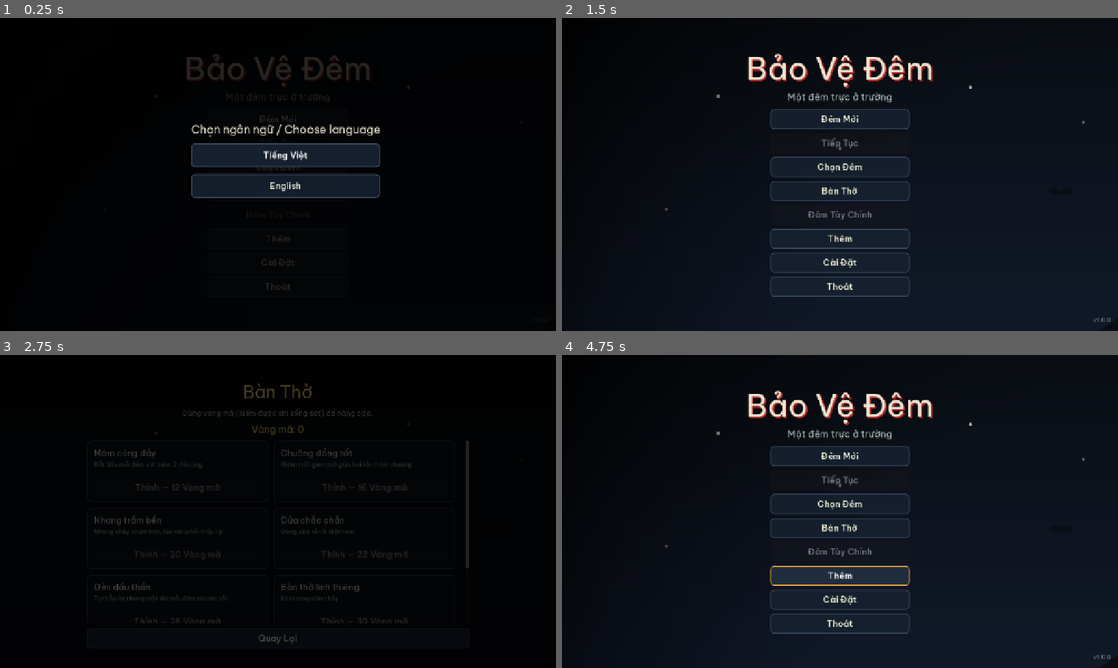
Above: before the commit, frames 1-4 (two rows, left to right).
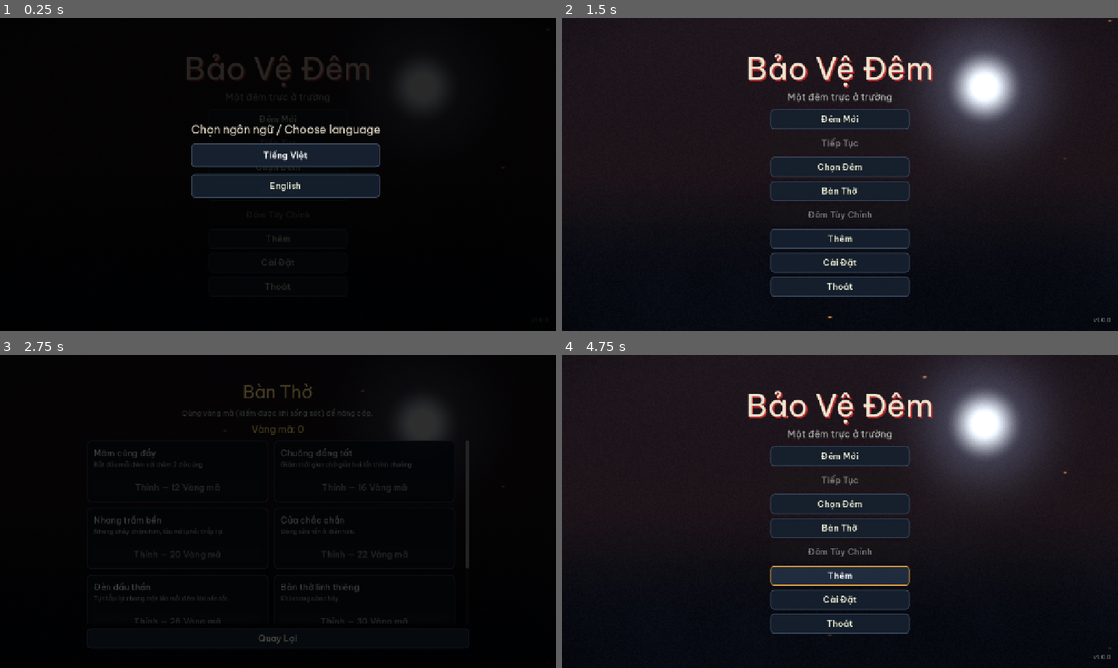
Above: after the commit, the same moments.

Repository: cthpAiden/nightwatch
Game: Godot game, scene res://scenes/screens/MainMenu.tscn
Same seed, same stepped clock (60 frames per second), same inputs: the game is played once before the commit and once after it.
Inputs (mouse positions are in pixels of both pictures, inside the frame that each line leads up to):
- Up to frame 1 (0.25 s): no input
- Up to frame 2 (1.5 s): click "Đêm Mới" at 0.5 s; click "Chọn Đêm" at 1.25 s
- Up to frame 3 (2.75 s): click "Bàn Thờ" at 2 s
- Up to frame 4 (4.75 s): tap Enter at 2.75 s; move the mouse to (962, 495) at 2.77 s; hold Right (pan_right) 2.78-3.5 s; hold E (answer_phone) 2.78-3.5 s; click (962, 495) at 2.92 s; click "Quay Lại" at 3.5 s; drag from (728, 527) to (812, 574) at 4.27 s

The runs differ from the first frame. In frame 1, 1.0% of the frame differs, in the area x 71-99%, y 3-48%; in frame 2, 22%, in the area x 0-100%, y 0-100%; in frame 3, 1.1%; in frame 4, 22%.

Commit message:
De-grey the whole game: fix brightness wash + atmospheric screen backdrops
The big one — root cause of "everything looks grey": the brightness slider (set
to 1.5/max in the user's settings) brightened via a semi-transparent WHITE overlay,
which lifts every black to ~RGB 64. Measured: a 2D pixel output of 0.0 displayed as
64, and the 3D office's shadows matched. Replaced it with a true screen-space
MULTIPLY (scene_router.gd) so brightness scales the rendered frame — black * 1.5 is
still black. Result: office shadows RGB 67 -> 6, menu floor 64 -> 12; lit areas
(altar, lamp, CRT, moon) pop, the night reads deep instead of dishwater. Hidden at
the 1.0 neutral so it costs nothing by default.

Atmosphere: new MenuBackdrop (UI.backdrop) — one canvas shader with a glowing moon,
drifting fog, rising embers, a warm altar glow from below, vignette + grain, in three
moods (menu/dark/dawn). Replaced the flat grey *_bg.svg on MainMenu, GameOver,
NightSelect, Shrine, Extras, CustomNight, Stats, Bestiary, TapeArchive, WinScreen,
Credits; softened their dim overlays so the atmosphere shows through. Every screen now
reads as a real horror game instead of a programmer placeholder.

Verified: selftest 96/96; death+win flows pass; screenshots confirm office/cameras/
menus all de-greyed with rich blacks, and every screen renders error-free at 1080p.

Co-Authored-By: Claude Opus 4.8 <noreply@anthropic.com>

Diff:
--- a/scripts/core/scene_router.gd
+++ b/scripts/core/scene_router.gd
@@ -12,7 +12,21 @@
 var _layer: CanvasLayer
 var _fade: ColorRect
 var _brightness: ColorRect
+var _bright_mat: ShaderMaterial
 var _busy := false
+
+# Brightness as a true screen MULTIPLY (not a white wash): black * 1.5 is still black,
+# so cranking the slider brightens mid-tones/highlights without greying the dark — the
+# old white-overlay turned the whole horror game to dishwater at high settings.
+const BRIGHT_SHADER := """
+shader_type canvas_item;
+uniform sampler2D screen_tex : hint_screen_texture, filter_linear;
+uniform float mul = 1.0;
+void fragment() {
+	vec3 c = texture(screen_tex, SCREEN_UV).rgb;
+	COLOR = vec4(c * mul, 1.0);
+}
+"""
 var _pending: Array = []   # [path, fade_time] requested while a transition was running
 
 func _ready() -> void:
@@ -21,9 +35,14 @@
 	add_child(_layer)
 
 	_brightness = ColorRect.new()
-	_brightness.color = Color(0, 0, 0, 0)
+	_brightness.color = Color(1, 1, 1, 1)
 	_brightness.set_anchors_preset(Control.PRESET_FULL_RECT)
 	_brightness.mouse_filter = Control.MOUSE_FILTER_IGNORE
+	_bright_mat = ShaderMaterial.new()
+	var sh := Shader.new()
+	sh.code = BRIGHT_SHADER
+	_bright_mat.shader = sh
+	_brightness.material = _bright_mat
 	_layer.add_child(_brightness)
 
 	_fade = ColorRect.new()
@@ -36,14 +55,12 @@
 	_apply_brightness()
 
 func _apply_brightness() -> void:
-	# Slider 0.5..1.5. Below 1.0 darkens via a black overlay; above 1.0 lifts the image
-	# with a faint white wash so the top half of the slider isn't dead travel (a player
-	# on a dim monitor can actually brighten).
-	var b := Settings.brightness
-	if b < 1.0:
-		_brightness.color = Color(0, 0, 0, clampf(1.0 - b, 0.0, 0.6))
-	else:
-		_brightness.color = Color(1, 1, 1, clampf((b - 1.0) * 0.5, 0.0, 0.5))
+	# Slider 0.5..1.5 applied as a straight multiply on the rendered frame. Hidden at the
+	# 1.0 neutral so it costs nothing (and skips the screen-grab) unless actually in use.
+	var b: float = clampf(Settings.brightness, 0.5, 1.5)
+	_brightness.visible = absf(b - 1.0) > 0.001
+	if _bright_mat:
+		_bright_mat.set_shader_parameter("mul", b)
 
 func change_scene(path: String, fade_time: float = 0.5) -> void:
 	if _busy:
--- a/scripts/ui/bestiary_screen.gd
+++ b/scripts/ui/bestiary_screen.gd
@@ -5,10 +5,8 @@
 
 func _ready() -> void:
 	UI.full(self)
-	var bg := UI.texture_rect("res://assets/art/intro/title_bg.svg", TextureRect.STRETCH_KEEP_ASPECT_COVERED)
-	UI.full(bg)
-	add_child(bg)
-	var dim := UI.color_rect(Color(0, 0, 0, 0.66))
+	add_child(UI.backdrop("menu"))
+	var dim := UI.color_rect(Color(0, 0, 0, 0.45))
 	UI.full(dim)
 	add_child(dim)
 
--- a/scripts/ui/credits_screen.gd
+++ b/scripts/ui/credits_screen.gd
@@ -4,9 +4,7 @@
 
 func _ready() -> void:
 	UI.full(self)
-	var bg := UI.texture_rect("res://assets/art/screens/credits_bg.svg", TextureRect.STRETCH_KEEP_ASPECT_COVERED)
-	UI.full(bg)
-	add_child(bg)
+	add_child(UI.backdrop("dawn"))
 
 	var vb := UI.vbox(12)
 	UI.place(vb, 0.5, 0.5, 0.5, 0.5, -320, -230, 320, 250)
--- a/scripts/ui/custom_night_screen.gd
+++ b/scripts/ui/custom_night_screen.gd
@@ -7,10 +7,8 @@
 
 func _ready() -> void:
 	UI.full(self)
-	var bg := UI.texture_rect("res://assets/art/intro/title_bg.svg", TextureRect.STRETCH_KEEP_ASPECT_COVERED)
-	UI.full(bg)
-	add_child(bg)
-	var dim := UI.color_rect(Color(0, 0, 0, 0.66))
+	add_child(UI.backdrop("menu"))
+	var dim := UI.color_rect(Color(0, 0, 0, 0.45))
 	UI.full(dim)
 	add_child(dim)
 
--- a/scripts/ui/extras_screen.gd
+++ b/scripts/ui/extras_screen.gd
@@ -4,10 +4,8 @@
 
 func _ready() -> void:
 	UI.full(self)
-	var bg := UI.texture_rect("res://assets/art/intro/title_bg.svg", TextureRect.STRETCH_KEEP_ASPECT_COVERED)
-	UI.full(bg)
-	add_child(bg)
-	var dim := UI.color_rect(Color(0, 0, 0, 0.6))
+	add_child(UI.backdrop("menu"))
+	var dim := UI.color_rect(Color(0, 0, 0, 0.38))
 	UI.full(dim)
 	add_child(dim)
 
--- a/scripts/ui/game_over.gd
+++ b/scripts/ui/game_over.gd
@@ -3,9 +3,7 @@
 
 func _ready() -> void:
 	UI.full(self)
-	var bg := UI.texture_rect("res://assets/art/intro/gameover_bg.svg", TextureRect.STRETCH_KEEP_ASPECT_COVERED)
-	UI.full(bg)
-	add_child(bg)
+	add_child(UI.backdrop("dark"))
 	var vb := UI.vbox(16)
 	UI.place(vb, 0.5, 0.5, 0.5, 0.5, -320, -170, 320, 170)
 	add_child(vb)
--- a/scripts/ui/main_menu.gd
+++ b/scripts/ui/main_menu.gd
@@ -3,8 +3,7 @@
 
 func _ready() -> void:
 	UI.full(self)
-	add_child(_bg("res://assets/art/intro/title_bg.svg"))
-	add_child(UI.texture_rect("res://assets/art/ui/vignette.svg", TextureRect.STRETCH_SCALE))
+	add_child(UI.backdrop("menu"))
 
 	var title := UI.text_label(tr("GAME_TITLE"), 72, Color(0.93, 0.9, 0.82), HORIZONTAL_ALIGNMENT_CENTER)
 	UI.place(title, 0.5, 0, 0.5, 0, -500, 70, 500, 170)
--- /dev/null
+++ b/scripts/ui/menu_backdrop.gd
@@ -0,0 +1,111 @@
+extends Control
+## A self-contained animated atmospheric backdrop for menus and end screens: a deep
+## night sky with a glowing moon, drifting fog, rising embers, a warm glow from below
+## (the altar / incense), vignette and film grain — all in ONE canvas_item shader so
+## every screen gets real horror atmosphere instead of a flat grey gradient.
+##
+## Spawned via UI.backdrop("menu" | "dark" | "dawn"); set `mood` before add_child().
+## It ignores the mouse, so it sits harmlessly behind a screen's buttons.
+
+var mood := "menu"
+
+func _ready() -> void:
+	UI.full(self)
+	mouse_filter = Control.MOUSE_FILTER_IGNORE
+	var rect := ColorRect.new()
+	UI.full(rect)
+	rect.mouse_filter = Control.MOUSE_FILTER_IGNORE
+	var mat := ShaderMaterial.new()
+	var sh := Shader.new()
+	sh.code = SHADER
+	mat.shader = sh
+	_apply_mood(mat)
+	rect.material = mat
+	add_child(rect)
+
+## Per-mood palette: menu = cold blue night + a faint warm altar glow; dark = a
+## bruised red dread for the game-over card; dawn = a warm sunrise for survival/endings.
+func _apply_mood(mat: ShaderMaterial) -> void:
+	match mood:
+		"dark":
+			mat.set_shader_parameter("sky_top", Color(0.035, 0.03, 0.04))
+			mat.set_shader_parameter("sky_bot", Color(0.075, 0.025, 0.035))
+			mat.set_shader_parameter("glow_col", Color(0.5, 0.09, 0.10))
+			mat.set_shader_parameter("moon_amt", 0.45)
+			mat.set_shader_parameter("fog_amt", 1.15)
+			mat.set_shader_parameter("ember_amt", 0.4)
+		"dawn":
+			mat.set_shader_parameter("sky_top", Color(0.06, 0.07, 0.13))
+			mat.set_shader_parameter("sky_bot", Color(0.14, 0.11, 0.10))
+			mat.set_shader_parameter("glow_col", Color(0.85, 0.55, 0.28))
+			mat.set_shader_parameter("moon_amt", 0.3)
+			mat.set_shader_parameter("fog_amt", 0.8)
+			mat.set_shader_parameter("ember_amt", 1.2)
+		_:
+			mat.set_shader_parameter("sky_top", Color(0.04, 0.05, 0.10))
+			mat.set_shader_parameter("sky_bot", Color(0.02, 0.03, 0.055))
+			mat.set_shader_parameter("glow_col", Color(0.5, 0.22, 0.10))
+			mat.set_shader_parameter("moon_amt", 1.0)
+			mat.set_shader_parameter("fog_amt", 1.0)
+			mat.set_shader_parameter("ember_amt", 1.0)
+
+const SHADER := """
+shader_type canvas_item;
+uniform vec4 sky_top = vec4(0.04, 0.05, 0.10, 1.0);
+uniform vec4 sky_bot = vec4(0.02, 0.03, 0.055, 1.0);
+uniform vec4 glow_col = vec4(0.5, 0.22, 0.10, 1.0);
+uniform vec2 moon_pos = vec2(0.76, 0.22);
+uniform float moon_amt = 1.0;
+uniform float fog_amt = 1.0;
+uniform float ember_amt = 1.0;
+
+float hash(vec2 p){ return fract(sin(dot(p, vec2(127.1, 311.7))) * 43758.5453); }
+float noise(vec2 p){
+	vec2 i = floor(p);
+	vec2 f = fract(p);
+	vec2 u = f * f * (3.0 - 2.0 * f);
+	return mix(mix(hash(i + vec2(0.0, 0.0)), hash(i + vec2(1.0, 0.0)), u.x),
+	           mix(hash(i + vec2(0.0, 1.0)), hash(i + vec2(1.0, 1.0)), u.x), u.y);
+}
+float fbm(vec2 p){
+	float v = 0.0;
+	float a = 0.5;
+	for (int i = 0; i < 5; i++){ v += a * noise(p); p *= 2.0; a *= 0.5; }
+	return v;
+}
+void fragment(){
+	vec2 uv = UV;
+	vec3 col = mix(sky_top.rgb, sky_bot.rgb, smoothstep(0.0, 1.0, uv.y));
+	// Moon: a small soft disc with a contained halo (aspect-corrected so it's round).
+	vec2 ar = vec2(1.0, 0.5625);
+	float md = distance(uv * ar, moon_pos * ar);
+	float disc = smoothstep(0.072, 0.006, md);
+	float halo = smoothstep(0.24, 0.0, md);
+	col += (vec3(0.80, 0.83, 0.78) * disc + vec3(0.20, 0.24, 0.30) * halo * halo) * moon_amt;
+	// Drifting fog, pooled toward the lower half of the frame.
+	float t = TIME * 0.012;
+	float f = fbm(uv * vec2(3.0, 2.0) + vec2(t, t * 0.3));
+	f *= fbm(uv * vec2(6.0, 3.0) - vec2(t * 1.7, 0.0));
+	float band = smoothstep(0.2, 1.0, uv.y);
+	col += vec3(0.05, 0.06, 0.085) * f * band * fog_amt;
+	// Warm glow welling up from below — the unseen altar / incense.
+	float gb = smoothstep(1.0, 0.45, uv.y);
+	col += glow_col.rgb * gb * gb * 0.16;
+	// Rising embers / dust motes.
+	for (int i = 0; i < 7; i++){
+		float fi = float(i);
+		float ex = fract(hash(vec2(fi, 1.0)) + sin(fi * 1.3) * 0.4);
+		float spd = 0.018 + 0.014 * hash(vec2(fi, 3.0));
+		float ey = fract(hash(vec2(fi, 2.0)) - TIME * spd);
+		float ed = distance(uv, vec2(ex, ey));
+		float e = smoothstep(0.0055, 0.0, ed);
+		col += vec3(1.0, 0.62, 0.28) * e * ember_amt * (0.5 + 0.5 * sin(TIME * 3.0 + fi));
+	}
+	// Vignette + a whisper of film grain to match the in-game grade.
+	float vig = distance(uv, vec2(0.5));
+	col *= 1.0 - smoothstep(0.5, 1.1, vig) * 0.7;
+	float g = hash(uv * vec2(900.0, 540.0) + vec2(TIME * 53.0, TIME * 29.0));
+	col += (g - 0.5) * 0.025;
+	COLOR = vec4(clamp(col, 0.0, 1.0), 1.0);
+}
+"""
--- a/scripts/ui/night_select.gd
+++ b/scripts/ui/night_select.gd
@@ -3,9 +3,8 @@
 
 func _ready() -> void:
 	UI.full(self)
-	add_child(UI.texture_rect("res://assets/art/intro/title_bg.svg", TextureRect.STRETCH_KEEP_ASPECT_COVERED))
-	UI.full(get_child(0))
-	add_child(UI.color_rect(Color(0, 0, 0, 0.55)))
+	add_child(UI.backdrop("menu"))
+	add_child(UI.color_rect(Color(0, 0, 0, 0.38)))
 	UI.full(get_child(1))
 
 	var vb := UI.vbox(14)
--- a/scripts/ui/shrine_screen.gd
+++ b/scripts/ui/shrine_screen.gd
@@ -8,10 +8,8 @@
 
 func _ready() -> void:
 	UI.full(self)
-	var bg := UI.texture_rect("res://assets/art/intro/title_bg.svg", TextureRect.STRETCH_KEEP_ASPECT_COVERED)
-	UI.full(bg)
-	add_child(bg)
-	var dim := UI.color_rect(Color(0, 0, 0, 0.62))
+	add_child(UI.backdrop("menu"))
+	var dim := UI.color_rect(Color(0, 0, 0, 0.4))
 	UI.full(dim)
 	add_child(dim)
 
--- a/scripts/ui/stats_screen.gd
+++ b/scripts/ui/stats_screen.gd
@@ -3,10 +3,8 @@
 
 func _ready() -> void:
 	UI.full(self)
-	var bg := UI.texture_rect("res://assets/art/intro/title_bg.svg", TextureRect.STRETCH_KEEP_ASPECT_COVERED)
-	UI.full(bg)
-	add_child(bg)
-	var dim := UI.color_rect(Color(0, 0, 0, 0.66))
+	add_child(UI.backdrop("menu"))
+	var dim := UI.color_rect(Color(0, 0, 0, 0.45))
 	UI.full(dim)
 	add_child(dim)
 
--- a/scripts/ui/tape_archive_screen.gd
+++ b/scripts/ui/tape_archive_screen.gd
@@ -7,10 +7,8 @@
 
 func _ready() -> void:
 	UI.full(self)
-	var bg := UI.texture_rect("res://assets/art/intro/title_bg.svg", TextureRect.STRETCH_KEEP_ASPECT_COVERED)
-	UI.full(bg)
-	add_child(bg)
-	var dim := UI.color_rect(Color(0, 0, 0, 0.7))
+	add_child(UI.backdrop("menu"))
+	var dim := UI.color_rect(Color(0, 0, 0, 0.45))
 	UI.full(dim)
 	add_child(dim)
 
--- a/scripts/ui/ui_helpers.gd
+++ b/scripts/ui/ui_helpers.gd
@@ -108,3 +108,10 @@
 	full(cc)
 	cc.add_child(c)
 	return cc
+
+## An animated atmospheric night backdrop for any screen (moon, fog, embers, vignette).
+## mood: "menu" (cold night), "dark" (game-over red), "dawn" (survival/ending warmth).
+static func backdrop(mood: String = "menu") -> Control:
+	var b: Control = load("res://scripts/ui/menu_backdrop.gd").new()
+	b.mood = mood
+	return b
--- a/scripts/ui/win_screen.gd
+++ b/scripts/ui/win_screen.gd
@@ -3,9 +3,7 @@
 
 func _ready() -> void:
 	UI.full(self)
-	var bg := UI.texture_rect("res://assets/art/intro/win_bg.svg", TextureRect.STRETCH_KEEP_ASPECT_COVERED)
-	UI.full(bg)
-	add_child(bg)
+	add_child(UI.backdrop("dawn"))
 	# Dawn warm-up: a cold pre-dawn wash that melts into warm amber, so surviving the
 	# night reads as relief rather than a static card.
 	var dawn := UI.color_rect(Color(0.15, 0.2, 0.32, 0.55))
